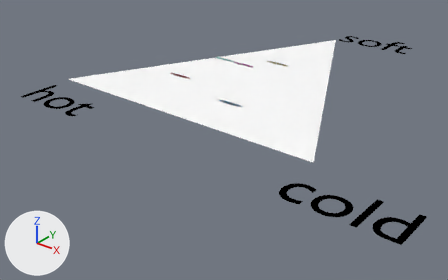
One commit to the Blender file cgs-oop/oop-blender-demo.blend: the scene before it, then after it.
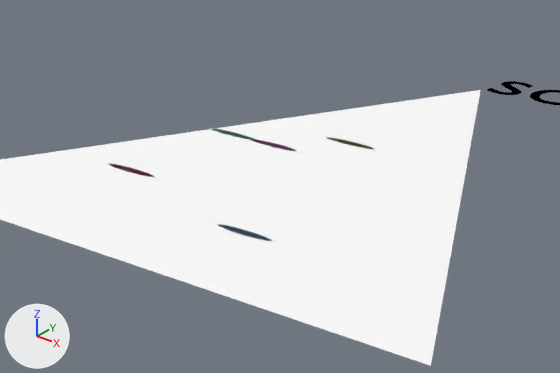
Each version is shown whole from a 50 mm camera at (8.55, -6.3, 3.78) aimed at (2.56, 1.19, -0.86), then close up on the part from 27% to 83% of the width and 0% to 59% of the height. The lights are fixed; the arrows at lower left show +X, +Y and +Z.

In view in the first close-up: 'culture_0', 'culture_1', 'culture_2', 'culture_3', 'culture_4', 'kernel'.
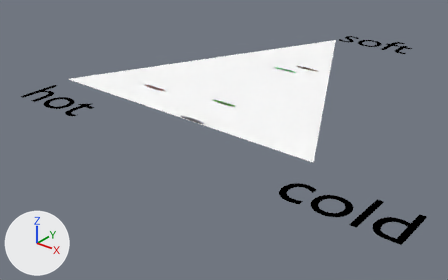
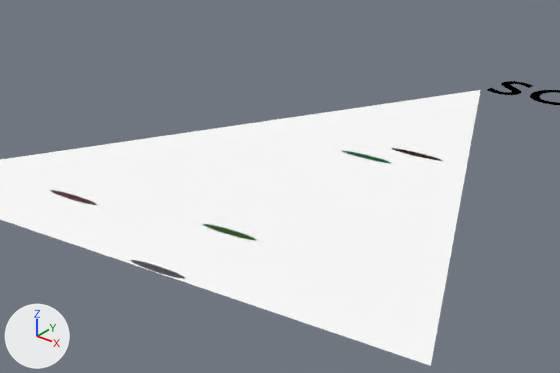
The edits, one by one:
Object 'culture_4' (ob_culture_4) moves from (1.431, 1.36, 0.0) to (2.706, 2.781, 0.0).
Object 'culture_3' (ob_culture_3) moves from (2.414, 2.98, 0.0) to (2.863, 0.047, 0.0).
Object 'culture_2' (ob_culture_2) moves from (2.923, 0.907, 0.0) to (2.991, 3.086, 0.0).
Object 'culture_1' (ob_culture_1) moves from (1.938, 2.546, 0.0) to (2.834, 0.849, 0.0).
Object 'culture_0' (ob_culture_0) moves from (1.498, 2.558, 0.0) to (1.498, 0.647, 0.0).

Location of each change, [x1, y1, x2, y2] in pixels of the close-ups (560 x 373 px):
'culture_3', moved
    before: [327, 137, 374, 149]
    after: [130, 260, 185, 279]
'culture_1', moved
    before: [252, 139, 295, 151]
    after: [203, 224, 256, 240]
'culture_2', moved
    before: [218, 224, 271, 241]
    after: [392, 148, 442, 161]
'culture_0', moved
    before: [210, 128, 254, 140]
    after: [51, 190, 96, 205]
'culture_4', moved
    before: [109, 164, 154, 177]
    after: [344, 151, 389, 163]
